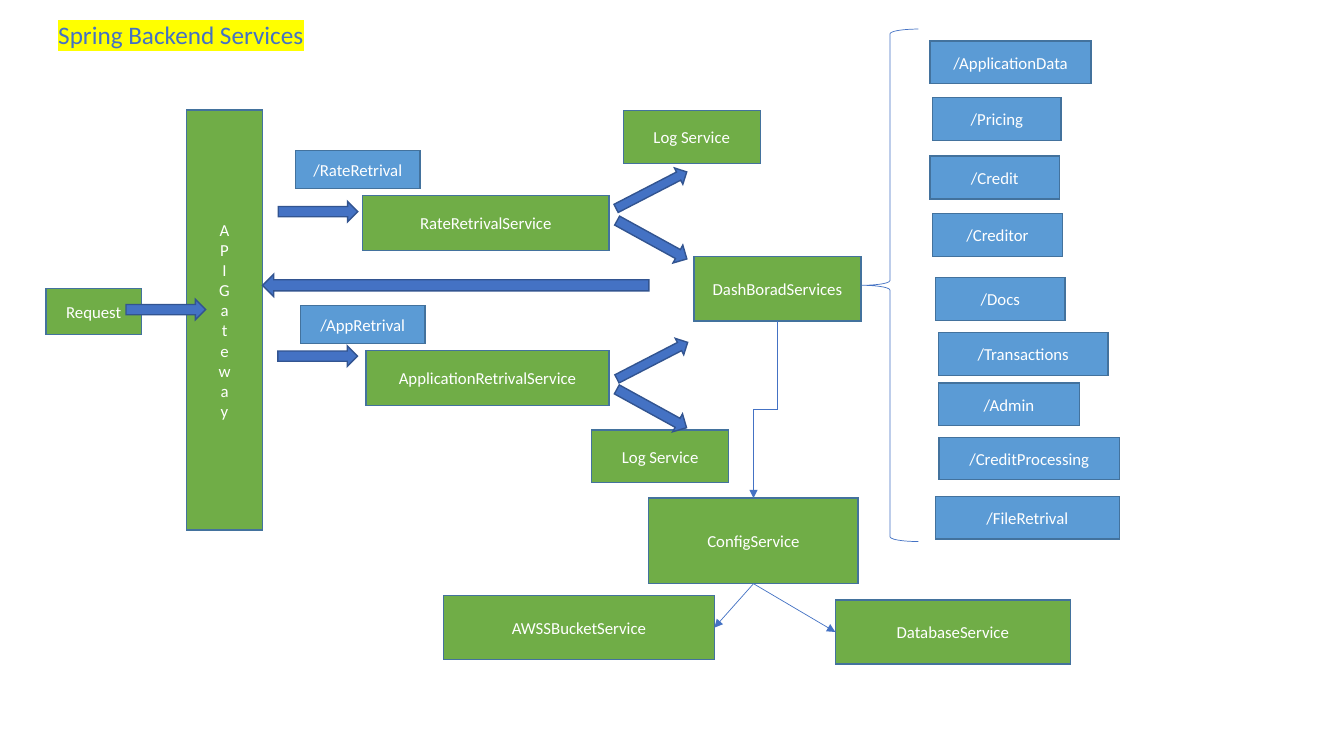
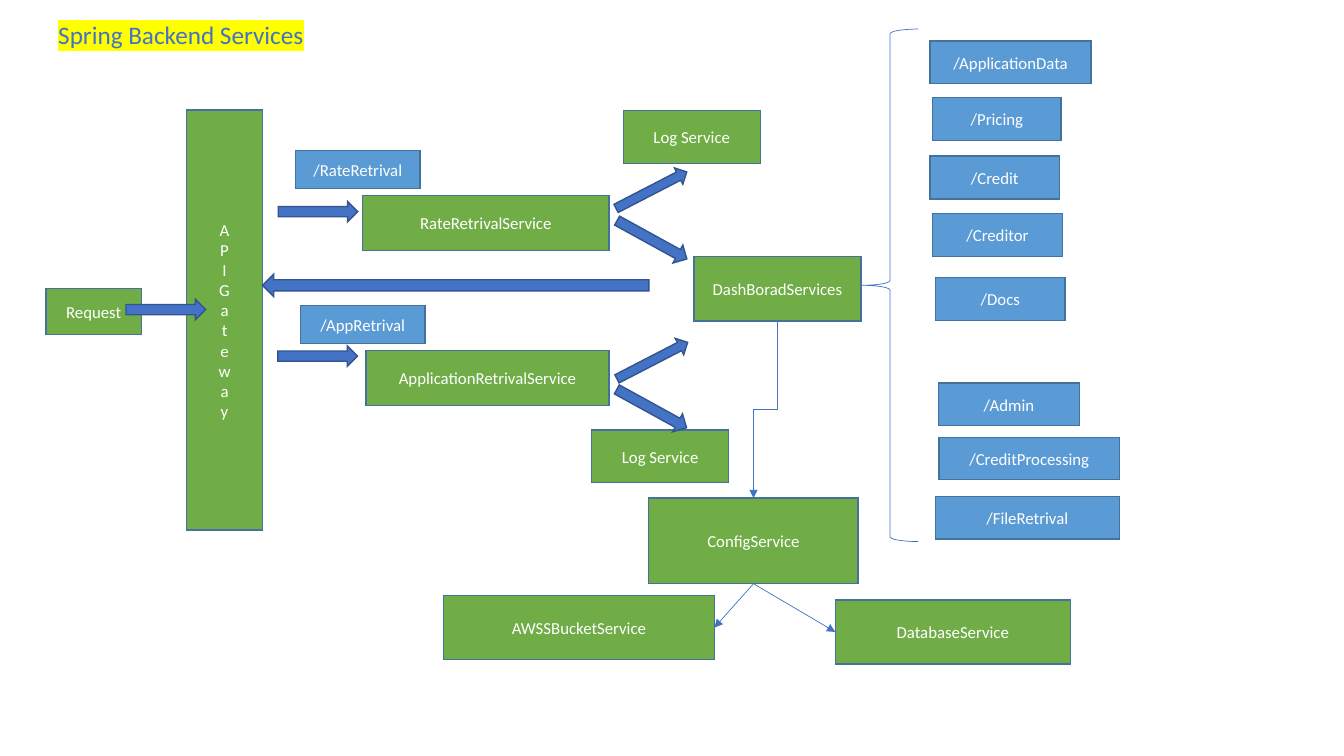
Before and after one commit to writetomehere/githubtest, a slide deck: slide 4 of APIandBackend (1).pptx. Drawn at 1344x756 pixels with LibreOffice and Linux fonts; fonts in the diff are those of the drawing. Boxes give left, top, right and bottom in pixels: in the first picture for what was removed or moved away, otherwise in the second. Text is boxed around its words. In the diff, an @@ line names an element or a change of style, - is before the commit and + after.

```diff
--- a/APIandBackend (1).pptx
+++ b/APIandBackend (1).pptx
@@ rectangle removed at (x1=939, y1=333, x2=1108, y2=375) @@
-/Transactions
```
